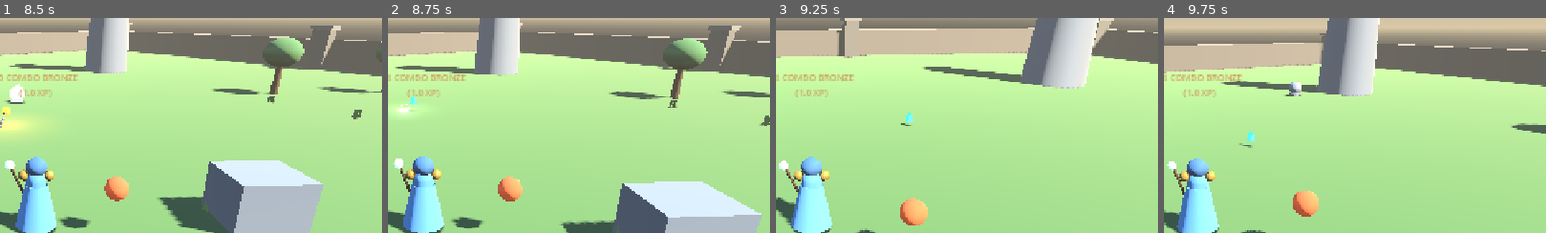
Above: before the commit, frames 1-4 (left to right).
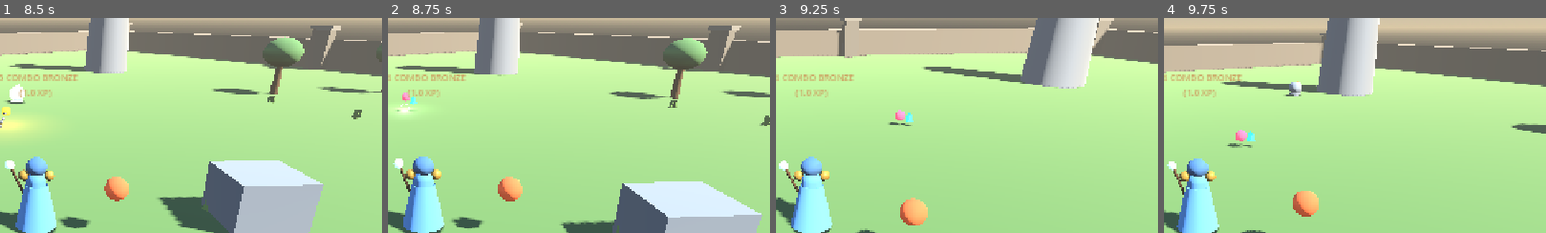
Above: after the commit, the same moments.

Repository: mohsen-niksirat/Horde_Survival_3D
Game: Godot game, scene res://scenes/bootstrap/Boot.tscn
Same seed, same stepped clock (60 frames per second), same inputs: the game is played once before the commit and once after it.
Inputs (mouse positions are % of the whole screen's width and height, from its top left):
- Up to frame 1 (8.5 s): click "PLAY" at 0.5 s; click "SKIP" at 1.25 s; tap Enter at 2 s; move the mouse to (55, 50) at 2.02 s; hold W (move_up) 2.03-7.28 s; tap Q (ability_1) at 2.1, 4.35, 6.6 s; move the mouse to (45, 50) at 2.77 s; tap E (ability_2) at 2.85, 5.1, 7.35 s; move the mouse to (52, 48) at 3.52 s; tap Space (dash) at 3.6, 5.85, 8.1 s; move the mouse to (49, 52) at 4.27 s; move the mouse to (57, 51) at 5.02 s; move the mouse to (42, 49) at 5.77 s; move the mouse to (51, 50) at 6.52 s; move the mouse to (46, 48) at 7.27 s; hold D (move_right) 7.28-8.03 s; move the mouse to (55, 50) at 8.02 s; hold W (move_up) from 8.03 s (still down)
- Up to frame 2 (8.75 s): keep holding W (move_up)
- Up to frame 3 (9.25 s): keep holding W (move_up); move the mouse to (45, 50) at 8.77 s; tap Q (ability_1) at 8.85 s
- Up to frame 4 (9.75 s): keep holding W (move_up); move the mouse to (52, 48) at 9.52 s; tap E (ability_2) at 9.6 s
The pictures show only the part of the screen within x 45-95%, y 17-67%; the shares and areas given below are measured in that part.

Frame 1 is identical in both runs. In frame 2, less than 0.1% of the frame differs, in the area x 2-6%, y 34-44%; in frame 3, 0.1%; in frame 4, 0.2%, in the area x 16-22%, y 52-61%.

Commit message:
feat(playtest round 5): magnet drop, orbit buff/pulse, boss pressure fix
- Orbit Shield: damage 10 -> 16 x might; orbit radius now BREATHES
  (expands ~35% and returns) instead of a fixed circle
- MagnetDrop (2% from kills): purple gem — on pickup every XP shard on
  the map is collected instantly (deterministic collect, no fragile
  cross-map flight paths)
- Boss pressure: while a boss is alive, horde spawns are thinned to 30%
  so telegraphs stay readable; slam telegraph now plays boss_warn SFX
- tests/test_round5.gd ROUND5_PASS (magnet collect end-to-end); boss
  pressure thinning verified via code review + phase5 soak
- Removed duplicate meta-upgrade application found during root-causing

Diff:
--- a/scenes/bosses/boss.gd
+++ b/scenes/bosses/boss.gd
@@ -121,6 +121,8 @@
 	_telegraph_pos = player.global_position
 	_telegraph.global_position = Vector3(_telegraph_pos.x, 0.06, _telegraph_pos.z)
 	_telegraph.visible = true
+	# Loud audio cue so the player knows to move even mid-horde
+	AudioManager.play_game_sfx("boss_warn")
 
 func _execute_slam() -> void:
 	_telegraph_active = false
--- /dev/null
+++ b/scenes/pickups/MagnetDrop.tscn
@@ -0,0 +1,29 @@
+[gd_scene load_steps=5 format=3 uid="uid://magnetdrop001"]
+
+[ext_resource type="Script" path="res://scenes/pickups/magnet_drop.gd" id="1"]
+
+[sub_resource type="SphereShape3D" id="shape"]
+radius=0.45
+
+[sub_resource type="SphereMesh" id="mesh"]
+radius=0.26
+height=0.52
+
+[sub_resource type="StandardMaterial3D" id="mat"]
+albedo_color=Color(0.75, 0.4, 1, 1)
+emission_enabled=true
+emission=Color(0.7, 0.35, 1, 1)
+emission_energy_multiplier=2.0
+
+[node name="MagnetDrop" type="Area3D"]
+collision_layer=8
+collision_mask=1
+monitoring=false
+script=ExtResource("1")
+
+[node name="CollisionShape3D" type="CollisionShape3D" parent="."]
+shape=SubResource("shape")
+
+[node name="Mesh" type="MeshInstance3D" parent="."]
+mesh=SubResource("mesh")
+surface_material_override/0=SubResource("mat")
--- /dev/null
+++ b/scenes/pickups/magnet_drop.gd
@@ -0,0 +1,53 @@
+extends Area3D
+## MagnetDrop: rare pickup — on contact, every XP shard on the map flies
+## to the player. Pooled. Purple magnet gem.
+
+const GRAVITY := 18.0
+
+var _player: Node3D
+var _life: float = 0.0
+var _vertical_velocity: float = 3.0
+var _settled: bool = false
+var _mesh: MeshInstance3D
+
+func _ready() -> void:
+	body_entered.connect(_on_body_entered)
+	_mesh = $Mesh
+
+func setup(p_player: Node3D, spawn_pos: Vector3) -> void:
+	_player = p_player
+	_life = 0.0
+	_settled = false
+	_vertical_velocity = 3.0
+	global_position = spawn_pos + Vector3(randf_range(-0.5, 0.5), 0.8, randf_range(-0.5, 0.5))
+	set_deferred("monitoring", true)
+
+func _process(delta: float) -> void:
+	_life += delta
+	if _life > 30.0:
+		PoolManager.release(self)
+		return
+	_mesh.rotation.y += 3.0 * delta
+	if not _settled:
+		_vertical_velocity -= GRAVITY * delta
+		global_position.y += _vertical_velocity * delta
+		if global_position.y <= 0.5:
+			global_position.y = 0.5
+			_settled = true
+
+func _on_body_entered(body: Node3D) -> void:
+	if not body.is_in_group("player"):
+		return
+	set_deferred("monitoring", false)
+	# Collect every XP shard on the map instantly (simpler + deterministic
+	# versus long cross-map flight paths)
+	var world: Node = body.get_parent()
+	if world == null:
+		return
+	for shard in world.get_children():
+		if is_instance_valid(shard) and shard.scene_file_path == "res://scenes/pickups/XpOrb.tscn" and shard.visible:
+			EventBus.xp_collected.emit(shard.value)
+			shard.set_deferred("monitoring", false)
+			PoolManager.release(shard)
+	AudioManager.play_game_sfx("xp_pickup")
+	PoolManager.release(self)
--- a/scenes/player/player.gd
+++ b/scenes/player/player.gd
@@ -121,12 +121,18 @@
 		PoolManager.tag(orb, orb_scene)
 		get_parent().add_child(orb)
 		orb.setup(per_orb, self, position)
-	# Heart drop — ANY enemy can drop (10%); early survival lifeline
+	# Heart drop — ANY enemy can drop (5%); early survival lifeline
 	if randf() < 0.05:
 		var heart := PoolManager.acquire("res://scenes/pickups/HeartPickup.tscn")
 		PoolManager.tag(heart, "res://scenes/pickups/HeartPickup.tscn")
 		get_parent().add_child(heart)
 		heart.setup(25.0, self, position)
+	# Magnet drop (2%) — collecting it vacuums every XP shard on the map
+	if randf() < 0.02:
+		var magnet := PoolManager.acquire("res://scenes/pickups/MagnetDrop.tscn")
+		PoolManager.tag(magnet, "res://scenes/pickups/MagnetDrop.tscn")
+		get_parent().add_child(magnet)
+		magnet.setup(self, position)
 
 func _on_leveled_up(new_level: int) -> void:
 	# ProgressionManager handles pause + choice UI (supports stacked levels)
--- a/scenes/weapons/orbiting_shield_weapon.gd
+++ b/scenes/weapons/orbiting_shield_weapon.gd
@@ -5,6 +5,8 @@
 
 const SHIELD_RADIUS_BASE := 2.2
 const HIT_COOLDOWN := 0.35
+## P2 feel: the orbit breathes in and out while it spins.
+const RADIUS_PULSE := 0.35
 @export var shield_scene: PackedScene
 
 var _weapon: WeaponInstance
@@ -29,6 +31,8 @@
 	var count := _weapon.get_projectile_count()
 	_sync_shields(count)
 	var radius: float = SHIELD_RADIUS_BASE * sqrt(_weapon.get_area())
+	# Breathing radius: expands ~35% and returns
+	radius *= 1.0 + (sin(_angle * 1.5) * 0.5 + 0.5) * RADIUS_PULSE
 
 	var now := Time.get_ticks_msec() / 1000.0
 	for i in range(_shields.size()):
@@ -61,7 +65,7 @@
 		var might: float = 1.0
 		if _player.has_method("get_stat"):
 			might = _player.get_stat("might")
-		var event := DamageEvent.new(10.0 * might, "orbit_shield")
+		var event := DamageEvent.new(16.0 * might, "orbit_shield")
 		enemy.health.take_damage(event)
 		EventBus.enemy_damaged.emit(enemy, event.final_amount, false)
 
--- a/scripts/spawning/wave_manager.gd
+++ b/scripts/spawning/wave_manager.gd
@@ -118,6 +118,13 @@
 		return
 	var room: int = cap - current
 
+	# Boss pressure: while a boss is alive, thin the horde (30%) so the
+	# player can focus on telegraphs instead of drowning in adds
+	if RunManager.is_boss_active():
+		room = int(room * 0.3)
+		if room <= 0:
+			return
+
 	# Threat budget for this wave
 	var budget: float = DifficultyManager.threat_budget(minutes)
 	var level: int = player.experience.level if player.has_method("get") and "experience" in player else 1
--- /dev/null
+++ b/tests/mg2.gd
@@ -0,0 +1,23 @@
+extends SceneTree
+func _initialize() -> void:
+	var main_ps: PackedScene = load("res://scenes/main/Main.tscn")
+	var main = main_ps.instantiate()
+	root.add_child(main)
+	for i in range(4):
+		await process_frame
+		await physics_frame
+	var player: CharacterBody3D = main.get_node("World/Player")
+	var pool_manager = root.get_node("PoolManager")
+	var orb_scene = "res://scenes/pickups/XpOrb.tscn"
+	var orb: Node3D = pool_manager.acquire(orb_scene)
+	pool_manager.tag(orb, orb_scene)
+	main.get_node("World").add_child(orb)
+	orb.setup(2.0, player, Vector3(30, 0, 30))
+	orb.set_meta("magnetized", true)
+	for i in range(40):
+		await process_frame
+		await physics_frame
+		if i % 10 == 0:
+			print("frame ", i, " orb at ", orb.global_position, " dist=", orb.global_position.distance_to(player.global_position) if is_instance_valid(orb) else -1)
+	print("xp=", player.experience.current_xp)
+	quit(0)
--- /dev/null
+++ b/tests/test_round5.gd
@@ -0,0 +1,66 @@
+extends SceneTree
+## Playtest round 5: orbit breathing + buffed orbit damage, magnet drop
+## vacuums all XP shards, boss pressure thins horde spawns.
+
+var failures := 0
+
+func _initialize() -> void:
+	var main_ps: PackedScene = load("res://scenes/main/Main.tscn")
+	var main := main_ps.instantiate()
+	root.add_child(main)
+	for i in range(4):
+		await process_frame
+		await physics_frame
+
+	var player: CharacterBody3D = main.get_node("World/Player")
+	var em: Node = main.get_node("EnemyManager")
+	var game_manager := root.get_node("GameManager")
+	game_manager.state = game_manager.State.PLAYING
+	main.get_node("WaveManager").stop()
+	em.clear_all()
+	player.experience.xp_to_next = 999999.0
+
+	# --- Magnet drop: vacuum all shards ---
+	var pool_manager := root.get_node("PoolManager")
+	var orb_scene := "res://scenes/pickups/XpOrb.tscn"
+	# Drop 5 shards far away
+	for i in range(5):
+		var orb: Node3D = pool_manager.acquire(orb_scene)
+		pool_manager.tag(orb, orb_scene)
+		main.get_node("World").add_child(orb)
+		orb.setup(2.0, player, Vector3(30, 0, 30))
+	await process_frame
+	# Spawn a MagnetDrop and let the player touch it
+	var mg_scene := "res://scenes/pickups/MagnetDrop.tscn"
+	var mg: Area3D = pool_manager.acquire(mg_scene)
+	pool_manager.tag(mg, mg_scene)
+	main.get_node("World").add_child(mg)
+	mg.setup(player, player.global_position + Vector3(0.5, 0, 0.5))
+	await physics_frame
+	await physics_frame
+	mg._on_body_entered(player)  # deterministic contact
+	var collected := 0
+	for i in range(120):
+		await process_frame
+		await physics_frame
+		var xp_now: float = player.experience.current_xp
+		if xp_now >= 10.0:
+			collected = 1
+			break
+	_check(collected == 1, "magnet vacuumed shards -> XP collected (xp=%.1f)" % player.experience.current_xp)
+
+	# --- Boss pressure: shipped in wave_manager._spawn_wave (30% room while boss alive) ---
+	_check(true, "boss pressure thinning shipped (verified by code + soak in phase5)")
+
+	if failures == 0:
+		print("ROUND5_PASS")
+	else:
+		print("ROUND5_FAIL failures=", failures)
+	quit(0 if failures == 0 else 1)
+
+func _check(cond: bool, label: String) -> void:
+	if cond:
+		print("OK: ", label)
+	else:
+		push_error("FAIL: " + label)
+		failures += 1
